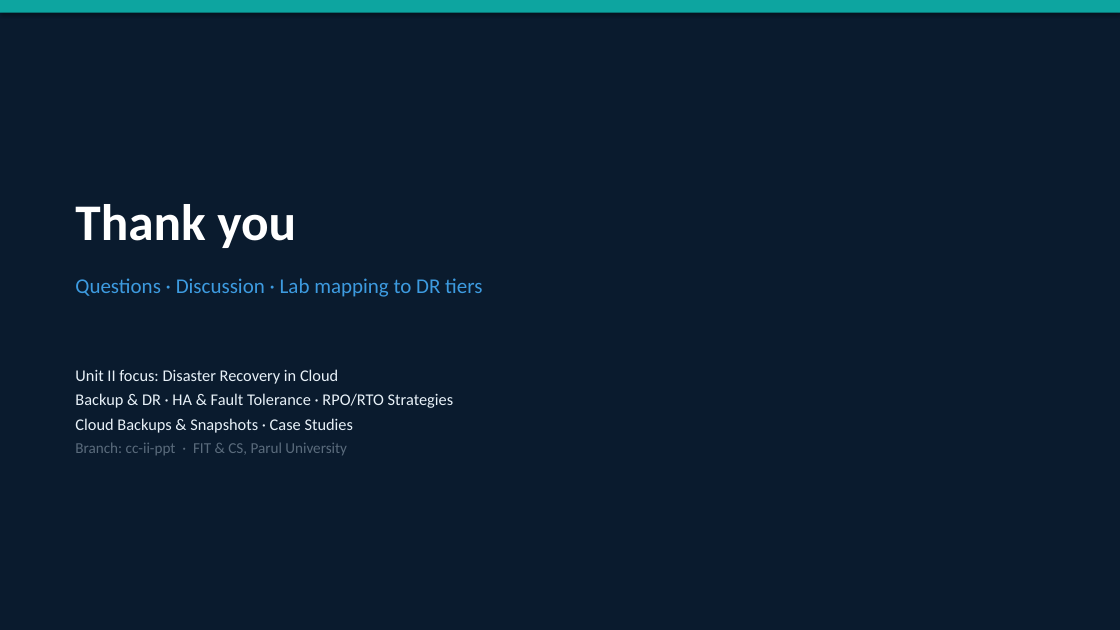
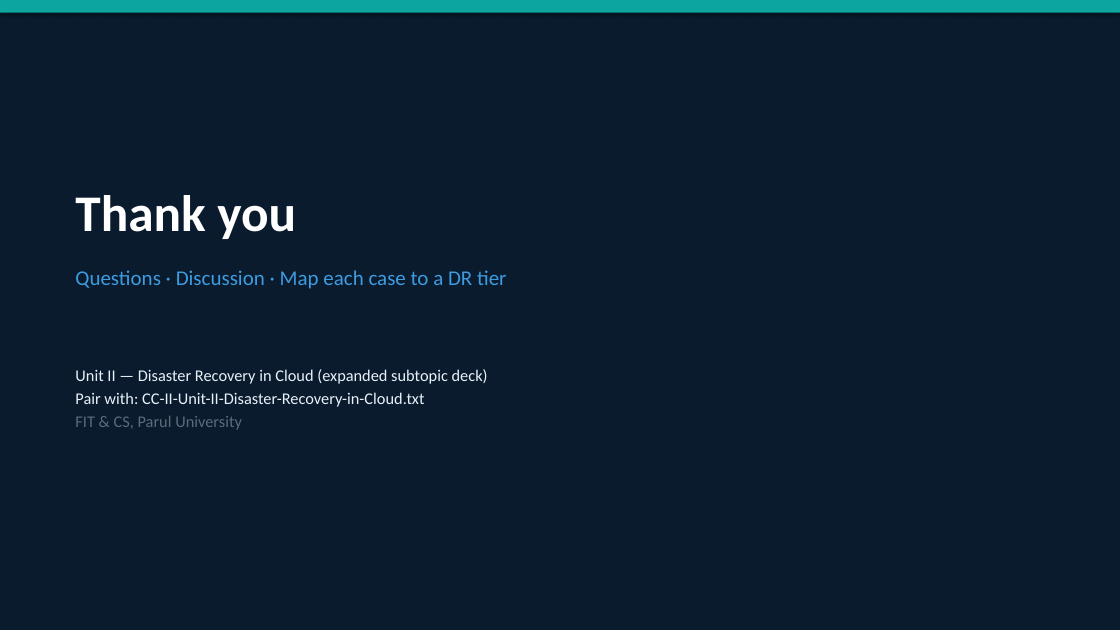
Before and after one commit to professorbhakta/cloud-II, a slide deck: slide 58 of ppt/CC-II-Unit-II-Disaster-Recovery-in-Cloud.pptx (slide 28 before the commit). Drawn at 1120x630 pixels with LibreOffice and Linux fonts; fonts in the diff are those of the drawing. Boxes give left, top, right and bottom in pixels: in the first picture for what was removed or moved away, otherwise in the second. Text is boxed around its words. In the diff, an @@ line names an element or a change of style, - is before the commit and + after.

```diff
--- a/ppt/CC-II-Unit-II-Disaster-Recovery-in-Cloud.pptx
+++ b/ppt/CC-II-Unit-II-Disaster-Recovery-in-Cloud.pptx
@@ text "Thank you": place and size @@
-text "Thank you" at box(75, 204, 296, 248)
+text "Thank you" at box(75, 195, 296, 239)
@@ text "Thank you" at box(75, 195, 296, 239): less space between paragraphs @@
@@ text at box(75, 270, 506, 289): text changed @@
-Questions · Discussion · Lab mapping to DR tiers
+Questions · Discussion · Map each case to a DR tier
@@ text at box(75, 369, 488, 429): text changed @@
-Unit II focus: Disaster Recovery in Cloud
-Backup & DR · HA & Fault Tolerance · RPO/RTO Strategies
-Cloud Backups & Snapshots · Case Studies
-Branch: cc-ii-ppt · FIT & CS, Parul University
+Unit II — Disaster Recovery in Cloud (expanded subtopic deck)
+Pair with: CC-II-Unit-II-Disaster-Recovery-in-Cloud.txt
+FIT & CS, Parul University
```
Also in this commit, not shown: 18 other slides changed, 39 slides added, 9 slides removed, 2 other files.
